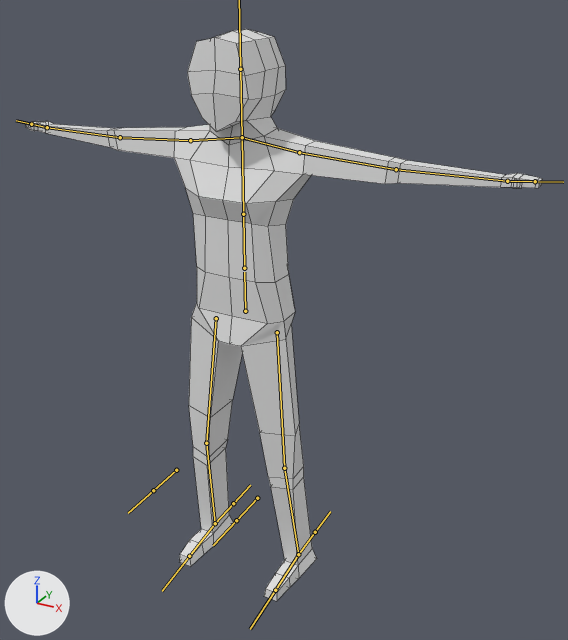
Before and after pictures for a commit that changed the FBX model Assets/Models/Characters/tall_character.fbx.
One viewpoint serves both versions: a 50 mm camera at (2.95, -4.74, 4.75) aimed at (0.25, 0.16, 2.3). The lights are fixed; the arrows at lower left show +X, +Y and +Z. The bones that bend it are drawn over the model as lines. Mesh edges are drawn as thin lines.
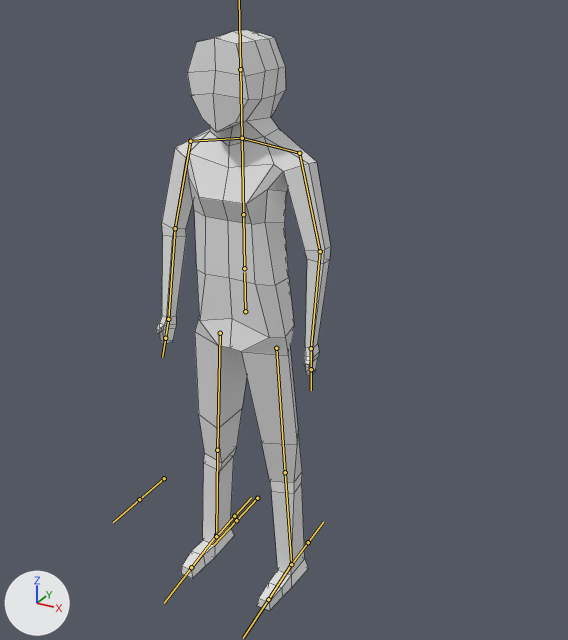
The newer file adds an action. The first version stands in its rest pose; the second is drawn at frame 16 of the action 'Armature|Idle'.

The change in detail:
Bone 'UpperArm.L' (bone_upperarm_l) turns from (0, 0, 0) to (4, -6, -71) degrees about its own x, y and z.
Bone 'LowerArm.L' (bone_lowerarm_l) turns from (0, 0, 0) to (-4, 1, -23) degrees about its own x, y and z.
Bone 'UpperArm.R' (bone_upperarm_r) turns from (0, 0, 0) to (5, 13, 75) degrees about its own x, y and z.
Bone 'LowerArm.R' (bone_lowerarm_r) turns from (0, 0, 0) to (-3, 3, 16) degrees about its own x, y and z.
Bone 'UpperLeg.L' (bone_upperleg_l) moves from (0.0, 0.0, 0.0) to (-0.04, 0.26, 0.03).
Bone 'UpperLeg.L' (bone_upperleg_l) turns from (0, 0, 0) to (6, -7, 2) degrees about its own x, y and z.
Bone 'LowerLeg.L' (bone_lowerleg_l) turns from (0, 0, 0) to (-12, 0, -2) degrees about its own x, y and z.
Bone 'Foot.L' (bone_foot_l) turns from (0, 0, 0) to (6, 1, 7) degrees about its own x, y and z.
Bone 'UpperLeg.R' (bone_upperleg_r) moves from (0.0, 0.0, 0.0) to (0.07, 0.25, 0.04).
Bone 'UpperLeg.R' (bone_upperleg_r) turns from (0, 0, 0) to (6, 5, 0) degrees about its own x, y and z.
Bone 'LowerLeg.R' (bone_lowerleg_r) turns from (0, 0, 0) to (-13, -10, 4) degrees about its own x, y and z.
Bone 'Foot.R' (bone_foot_r) turns from (0, 0, 0) to (7, 2, 6) degrees about its own x, y and z.

Location of each change, [x1, y1, x2, y2] in pixels of the pictures (568 x 640 px):
'Cube.001', posed (66% narrower)
    before: [26, 29, 543, 601]
    after: [156, 30, 331, 611]
bone 'UpperArm.L', root to tip
    before: (299, 152) to (396, 169)
    after: (299, 153) to (320, 251)
bone 'LowerArm.L', root to tip
    before: (396, 169) to (507, 181)
    after: (320, 251) to (311, 348)
bone 'UpperArm.R', root to tip
    before: (190, 140) to (120, 137)
    after: (190, 141) to (175, 228)
bone 'LowerArm.R', root to tip
    before: (120, 137) to (47, 127)
    after: (175, 228) to (168, 319)
bone 'UpperLeg.L', root to tip
    before: (277, 332) to (284, 468)
    after: (276, 348) to (285, 472)
bone 'LowerLeg.L', root to tip
    before: (284, 468) to (298, 554)
    after: (285, 472) to (291, 564)
bone 'Foot.L', root to tip
    before: (298, 554) to (275, 590)
    after: (291, 564) to (268, 599)
bone 'UpperLeg.R', root to tip
    before: (216, 318) to (206, 443)
    after: (220, 333) to (217, 450)
bone 'LowerLeg.R', root to tip
    before: (206, 443) to (215, 523)
    after: (217, 450) to (216, 535)
bone 'Foot.R', root to tip
    before: (215, 523) to (189, 556)
    after: (216, 535) to (191, 567)
